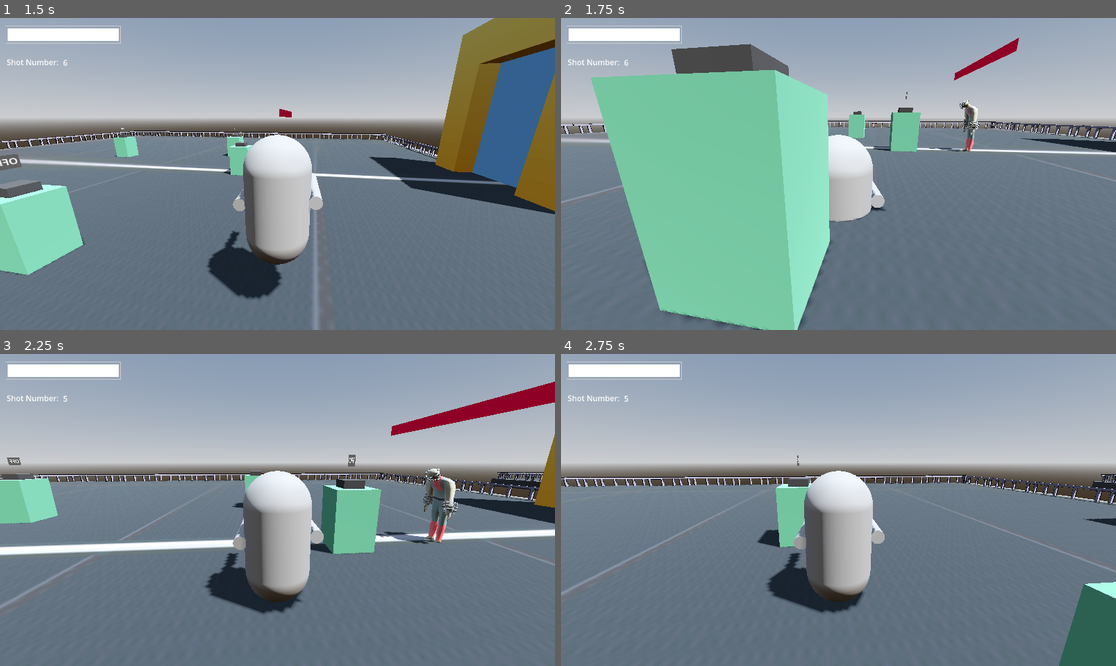
Above: before the commit, frames 1-4 (two rows, left to right).
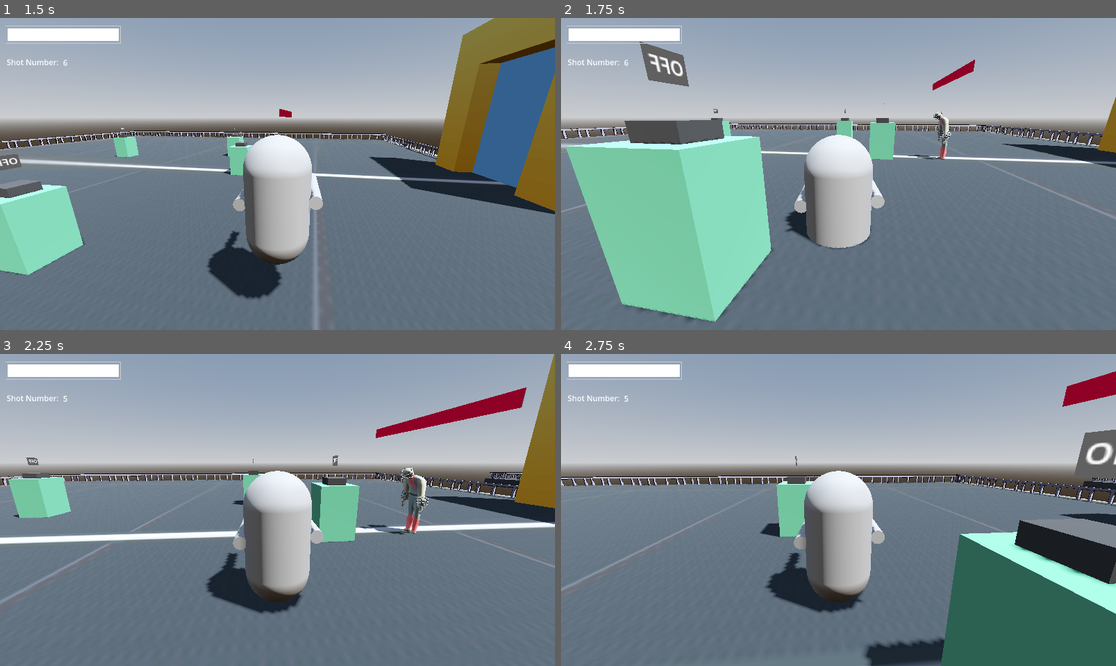
Above: after the commit, the same moments.

Repository: yashGhela/blame
Game: Godot game, scene res://levels/lab.tscn
Same seed, same stepped clock (60 frames per second), same inputs: the game is played once before the commit and once after it. The project has no main scene, so this scene is started directly.
Inputs (mouse positions are in pixels of both pictures, inside the frame that each line leads up to):
- Up to frame 1 (1.5 s): tap Enter at 0.5 s; move the mouse to (305, 174) at 0.52 s; hold W (forward) from 0.53 s (still down); tap R (floorslam) at 0.6 s; tap Space (jump) at 0.77 s; move the mouse to (249, 174) at 1.27 s; right-click (249, 174) at 1.35 s
- Up to frame 2 (1.75 s): keep holding W (forward); tap Space (jump) at 1.52 s; tap R (floorslam) at 1.55 s
- Up to frame 3 (2.25 s): keep holding W (forward); move the mouse to (288, 503) at 2.02 s; tap F (fire) at 2.1 s
- Up to frame 4 (2.75 s): keep holding W (forward); tap R (floorslam) at 2.3 s

Frame 1 is identical in both runs. In frame 2, 34% of the frame differs, in the area x 0-100%, y 6-100%; in frame 3, 12%; in frame 4, 16%.

Commit message:
floor slamming is so fun

Diff:
--- a/gameplay-elements/playerthirdpers.tscn
+++ b/gameplay-elements/playerthirdpers.tscn
@@ -114,7 +114,7 @@
 
 [sub_resource type="Animation" id="Animation_vuosb"]
 resource_name = "floorslam"
-length = 0.37
+length = 0.5
 tracks/0/type = "value"
 tracks/0/imported = false
 tracks/0/enabled = true
@@ -122,7 +122,7 @@
 tracks/0/interp = 1
 tracks/0/loop_wrap = true
 tracks/0/keys = {
-"times": PackedFloat32Array(0, 0.25, 0.36666667),
+"times": PackedFloat32Array(0, 0.16666667, 0.5),
 "transitions": PackedFloat32Array(1, 1, 1),
 "update": 0,
 "values": [Vector3(1, 0, 1), Vector3(5, 3, 5), Vector3(1, 0, 1)]
@@ -134,7 +134,7 @@
 tracks/1/interp = 1
 tracks/1/loop_wrap = true
 tracks/1/keys = {
-"times": PackedFloat32Array(0, 0.098046094, 0.34075645),
+"times": PackedFloat32Array(0, 0.098046094, 0.4),
 "transitions": PackedFloat32Array(1, 1, 1),
 "update": 1,
 "values": [true, false, true]
--- a/scripts/playerthirdpers.gd
+++ b/scripts/playerthirdpers.gd
@@ -338,7 +338,7 @@
 				self,
 				"global_position",
 				target_position,
-				0.2
+				0.3
 			)
 
 			var look_direction = collision_point - body.global_position
@@ -357,7 +357,7 @@
 				body,
 				"rotation:y",
 				target_angle + deg_to_rad(90),
-				0.2
+				0.3
 			)
 
 			await tween.finished
@@ -563,6 +563,6 @@
 func _on_floorcol_body_entered(body: Node3D) -> void:
 	if body.is_in_group("Enemy"):
 		var kd = global_position.direction_to(body.global_position)
-		kd.y=5;
+		kd.y=0;
 		var kv = 10
 		body.get_knockback(kd,kv,20)
